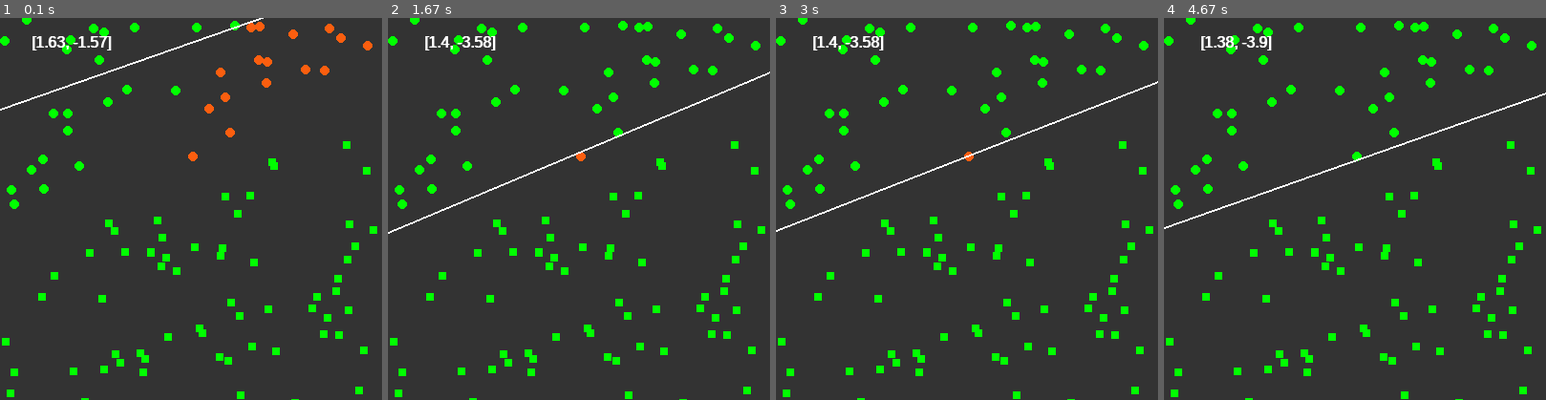
Above: before the commit, frames 1-4 (left to right).
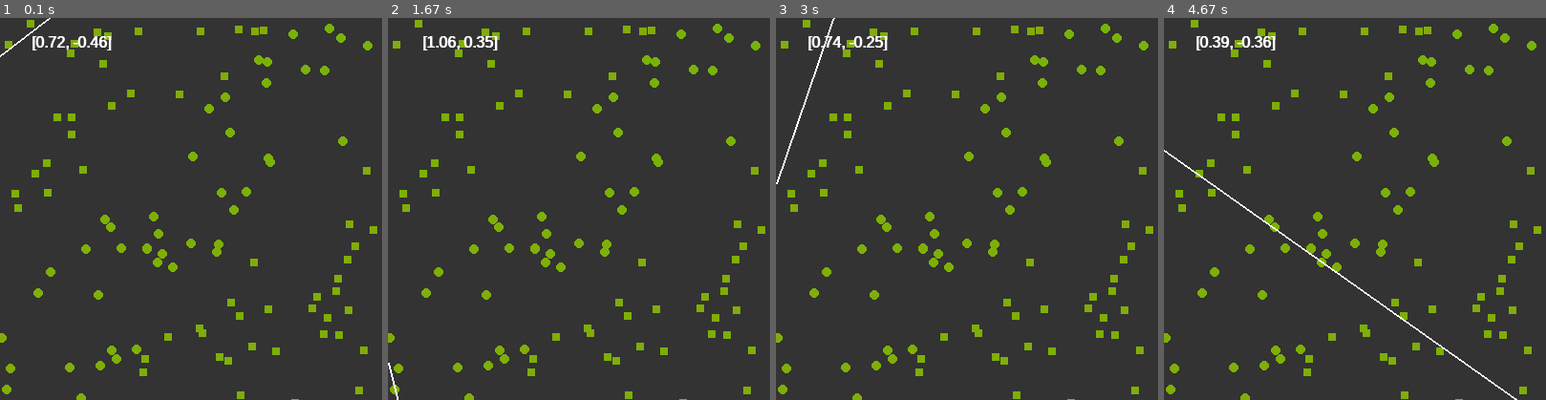
Above: after the commit, the same moments.

Repository: DHameete/pygames
Game: pygame game, started from 10_NeuralNetwork/main.py
The game is run twice, just before and just after one commit, with the same random seed, the same clock (stepped at 60 frames per second) and the same inputs.
Inputs:
- Up to frame 1 (0.1 s): no input
- Up to frame 2 (1.67 s): no input
- Up to frame 3 (3 s): no input
- Up to frame 4 (4.67 s): no input

The runs differ from the first frame. In frame 1, 6.5% of the frame differs, in the area x 0-99%, y 0-100%; in frame 2, 6.7%; in frame 3, 6.9%; in frame 4, 7.1%, in the area x 0-100%, y 0-100%.

Commit message:
Neural network able to split XOR-like data, based on array input

Diff:
--- a/10_NeuralNetwork/main.py
+++ b/10_NeuralNetwork/main.py
@@ -46,26 +46,33 @@
     nextind = 0
 
 
+    # training_data = [
+    #     {'input': [0,1], 'target':[1]},
+    #     {'input': [1,0], 'target':[1]},
+    #     {'input': [1,1], 'target':[0]},
+    #     {'input': [0,0], 'target':[0]},
+    # ]
+
     training_data = [
-        {'input': [0,1], 'target':[1]},
-        {'input': [1,0], 'target':[1]},
+        {'input': [-1,1], 'target':[1]},
+        {'input': [1,-1], 'target':[1]},
         {'input': [1,1], 'target':[0]},
-        {'input': [0,0], 'target':[0]},
+        {'input': [-1,-1], 'target':[0]},
     ]
 
     nn = NeuralNetwork(2,2,1)
 
-    for _ in range(50000):
-        data = random.choice(training_data)
-        inputs_nn = Matrix.fromArray(data['input'])
-        targets_nn = Matrix.fromArray(data['target'])
+    for _ in range(500):
+        # data = random.choice(training_data)
+        # inputs_nn = Matrix.fromArray(data['input'])
+        # targets_nn = Matrix.fromArray(data['target'])
 
-        nn.train(inputs_nn, targets_nn)
+        data = random.choice(points)
+        nn.train([data.x,data.y], [data.label])
 
     for data in training_data:
-        inputs_nn = Matrix.fromArray(data['input'])
-        (outputs_nn, _) = nn.feedforward(inputs_nn)
-        print(f"in: {inputs_nn} out: {outputs_nn}")
+        output_arr = nn.guess(data['input'])
+        print(f"in: {data['input']} out: {output_arr}")
 
 
     # loop
@@ -79,11 +86,17 @@
 
         # Show points
         for point in points:
-            guess = p.guess(point)
-            if guess == point.label:
-                point.show(displaysurface, GREEN)
-            else:
-                point.show(displaysurface, ORANGE)
+            # guess = p.guess(point)
+            guess = nn.guess([point.x,point.y])
+
+            v = min(abs(guess[0] - point.label),1)
+            c = GREEN.lerp(ORANGE, v)
+
+            point.show(displaysurface, c)
+            # if abs(guess.values[0][0] - point.label) < 0.2:
+            #     point.show(displaysurface, GREEN)
+            # else:
+            #     point.show(displaysurface, ORANGE)
 
         # Train per point
         nextpoint = points[nextind]
--- a/10_NeuralNetwork/matrix.py
+++ b/10_NeuralNetwork/matrix.py
@@ -24,6 +24,9 @@
 
         m.values = [ [row] for row in arr ]
         return m
+
+    def toArray(self):
+        return [row[0] for row in self.values]
 
     def copy(self):
         m = Matrix(self.rows, self.cols)
--- a/10_NeuralNetwork/nn.py
+++ b/10_NeuralNetwork/nn.py
@@ -30,40 +30,51 @@
         self.bias_o.randomize()
         self.learning_rate = 0.1
 
-    def feedforward(self, input_nn):
+    def feedforward(self, inputs):
 
         # Generate hidden output
-        hidden_nn = MatMath.multiply(self.weights_ih,input_nn)
-        hidden_nn.add(self.bias_h)
+        hiddens = MatMath.multiply(self.weights_ih,inputs)
+        hiddens.add(self.bias_h)
 
         # Activation function on hidden
-        hidden_nn.map(sigmoid)
+        hiddens.map(sigmoid)
 
         # Generate output
-        output_nn = MatMath.multiply(self.weights_ho,hidden_nn)
-        output_nn.add(self.bias_o)
+        outputs = MatMath.multiply(self.weights_ho,hiddens)
+        outputs.add(self.bias_o)
 
         # Activation function on output
-        output_nn.map(sigmoid)
+        outputs.map(sigmoid)
 
-        return (output_nn, hidden_nn)
+        return (outputs, hiddens)
+
+    def guess(self, input_arr):
+
+        inputs = Matrix.fromArray(input_arr)
+        (outputs, _) = self.feedforward(inputs)
+
+        return outputs.toArray()
 
 
-    def train(self, input_nn, targets):
-        (output_nn, hidden_nn) = self.feedforward(input_nn)
+    def train(self, input_arr, target_arr):
+
+        inputs = Matrix.fromArray(input_arr)
+        (outputs, hiddens) = self.feedforward(inputs)
+
+        targets = Matrix.fromArray(target_arr)
 
         # Calculate the output error
         # ERROR = TARGETS - OUTPUTS
-        output_errors = MatMath.subtract(targets, output_nn)
+        output_errors = MatMath.subtract(targets, outputs)
 
         # Calculate output gradients
-        output_gradients = MatMath.map(output_nn, dsigmoid)
+        output_gradients = MatMath.map(outputs, dsigmoid)
         output_gradients.multiply(output_errors)
         output_gradients.multiply(self.learning_rate)
 
         # Calculate deltas
-        hidden_nn_T = MatMath.transpose(hidden_nn)
-        weights_ho_deltas = MatMath.multiply(output_gradients, hidden_nn_T)
+        hiddens_T = MatMath.transpose(hiddens)
+        weights_ho_deltas = MatMath.multiply(output_gradients, hiddens_T)
 
         # Adding deltas
         self.weights_ho.add(weights_ho_deltas)
@@ -74,13 +85,13 @@
         hidden_errors = MatMath.multiply(weights_ho_T,output_errors)
 
         # Calculate hidden gradients
-        hidden_gradients = MatMath.map(hidden_nn, dsigmoid)
+        hidden_gradients = MatMath.map(hiddens, dsigmoid)
         hidden_gradients.multiply(hidden_errors)
         hidden_gradients.multiply(self.learning_rate)
 
         # Calculate deltas
-        input_nn_T = MatMath.transpose(input_nn)
-        weights_ih_deltas = MatMath.multiply(hidden_gradients, input_nn_T)
+        inputs_T = MatMath.transpose(inputs)
+        weights_ih_deltas = MatMath.multiply(hidden_gradients, inputs_T)
 
         # Adding deltas
         self.weights_ih.add(weights_ih_deltas)
--- a/10_NeuralNetwork/point.py
+++ b/10_NeuralNetwork/point.py
@@ -3,9 +3,16 @@
 
 from settings import *
 
-def f_line(x):
+def f_line(x,y):
     # y = mx + b
-    return 0.3 * x + 0.2
+    line1 = x + 0.5
+    line2 = x - 0.5
+    if line1 < y or line2 > y:
+        label = 1
+    else:
+        label = 0
+
+    return label
 
 class Point:
 
@@ -15,10 +22,7 @@
         self.y = random.uniform(-1,1)
         self.bias = 1
 
-        if f_line(self.x) > self.y:
-            self.label = 1
-        else:
-            self.label = -1
+        self.label = f_line(self.x, self.y)
 
     def pixelX(self):
         return (1 + self.x) / 2 * WIDTH
@@ -30,7 +34,7 @@
         px = self.pixelX()
         py = self.pixelY()
 
-        if self.label >= 0:
+        if self.label > 0:
             # Square
             pygame.draw.rect(surface, color, (px, py, 8, 8))
         else:
--- a/10_NeuralNetwork/settings.py
+++ b/10_NeuralNetwork/settings.py
@@ -1,3 +1,5 @@
+from pygame import Color
+
 WIDTH = 400
 HEIGHT = 400
 
@@ -7,7 +9,7 @@
 DARKGRAY = (51, 51, 51)
 WHITE = (255, 255, 255)
 RED = (255, 0, 0)
-GREEN = (0, 255, 0)
+GREEN = Color(0, 255, 0)
 BLUE = (0, 0, 255)
-ORANGE = (251,94,15)
+ORANGE = Color(251,94,15)
 YELLOW = (255, 255, 0)
